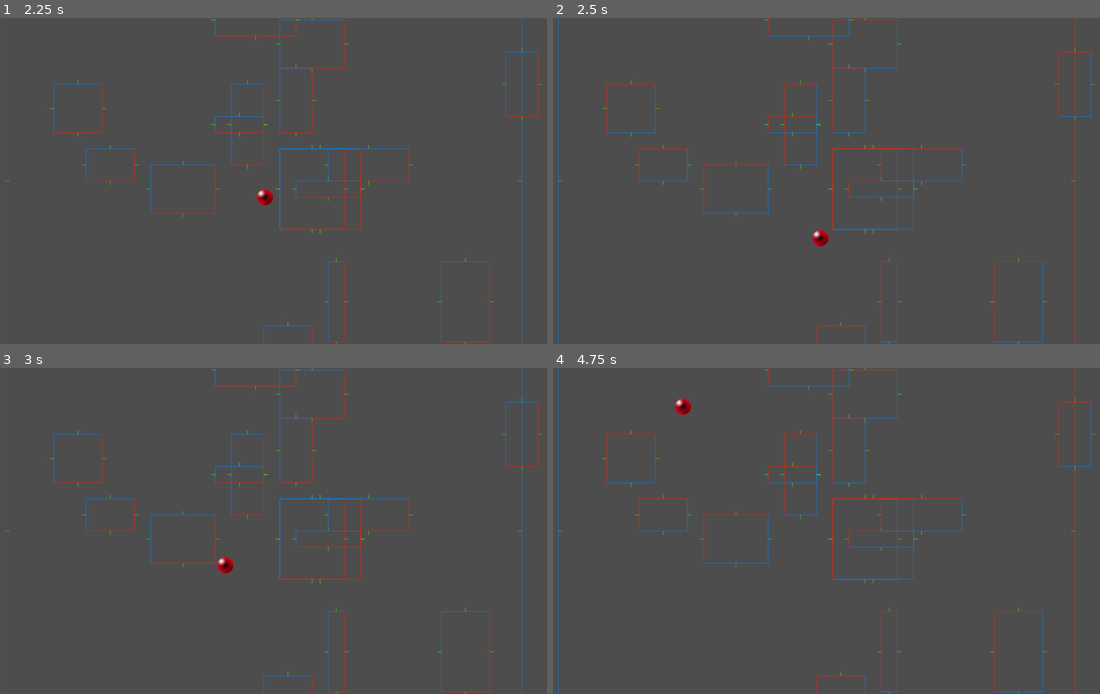
Above: before the commit, frames 1-4 (two rows, left to right).
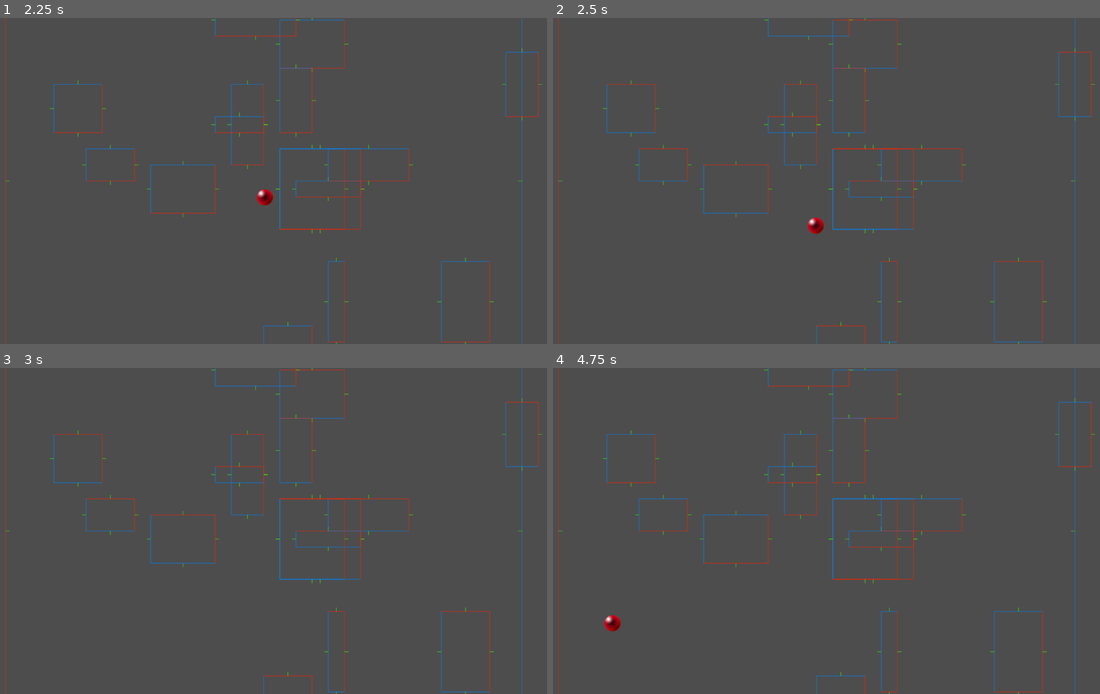
Above: after the commit, the same moments.

Repository: Tom3s/brick-breaker-reborn
Game: Godot game, scene res://2d_base_scene.tscn
Two runs of this game, one before a commit and one after it. Both use one fixed random seed, a clock stepped at 60 frames per second and the inputs below. The project has no main scene, so this scene is started directly.
Inputs:
- Up to frame 1 (2.25 s): no input
- Up to frame 2 (2.5 s): no input
- Up to frame 3 (3 s): no input
- Up to frame 4 (4.75 s): no input

Frame 1 is identical in both runs. In frame 2, 1.5% of the frame differs, in the area x 0-99%, y 0-100%; in frame 3, 1.1%; in frame 4, 2.5%.

Commit message:
Collision edge case tweaked
collision at the line of the edges is now only calculated when ball is in front of the line
This is done, because sometimes the non-colliding line took priority at the corners of blocks

Diff:
--- a/2DBaseScene.gd
+++ b/2DBaseScene.gd
@@ -137,7 +137,12 @@
 
 	# idfk what im doing here, but it's dot product magic
 	# for more info see: https://youtu.be/nXrEX6j-Mws?si=8GdqyyBu0hQkDFsm&t=224
-	var distance_from_line: float = abs((ball.position - p1).dot(line.normal))
+	var distance_from_line: float = (ball.position - p1).dot(line.normal)
+
+	if distance_from_line < 0:
+		return collided
+
+	distance_from_line = abs(distance_from_line)
 
 	var case: float = (ball.position - p1).dot(line.tangent)
 
